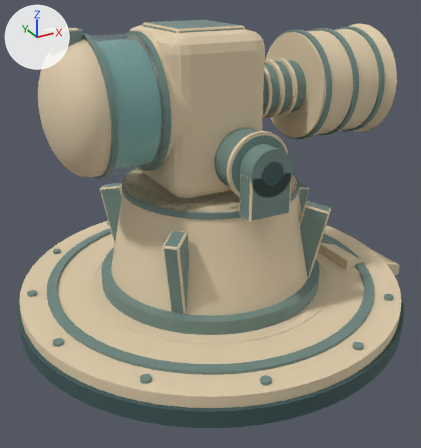
An edit to the glTF model assets/kit/labkit/Relay_Cannon_v4_T2.glb, drawn before and after from the same camera.
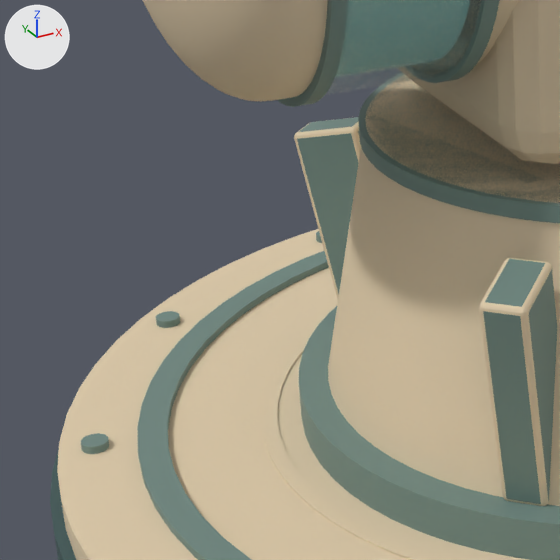
There are two pictures of each version: one whole from a camera (50 mm lens) standing at (-5.76, -10.46, 7.09) and looking at (-0.18, -0.32, 2.02), one close up on the part from 0% to 45% of the width and 32% to 74% of the height. Arrows for +X, +Y and +Z are at upper left; the lights stay in place. The last two pictures show the newer version. Where no turn or scale is listed for an object, it has been applied to the vertices. Vertices at exactly the same position are counted once.

The scene before the commit, as lines of its bpy script (objects in view):
```python
me_head = bpy.data.meshes.new('Head')
me_head.from_pydata(...)  # 4577 vertices, 9072 faces; spans x -3.41..3.93, y -1.9..1.9, z -0.72..2.4
# faces by material slot: [5104, 2340, 228, 896, 252, 252]
me_head.materials.append(mat_os_shell)  # beige #e2cfae
me_head.materials.append(mat_os_detail)  # greyish green #718a83
me_head.materials.append(mat_os_dark)  # dark cyan #3d5758
me_head.materials.append(mat_os_light)  # beige #e2cfae
me_head.materials.append(mat_os_glass)  # light grey #aecac7
me_head.materials.append(mat_os_ooze_neutral)  # cyan #5e8a86
me_relay_cannon_v4 = bpy.data.meshes.new('Relay_Cannon_v4')
me_relay_cannon_v4.from_pydata(...)  # 2408 vertices, 4700 faces; spans x -4.32..4.68, y -4.32..4.32, z 0.0..4.17
# faces by material slot: [1748, 1928, 512, 512]
me_relay_cannon_v4.materials.append(mat_os_shell)  # beige #e2cfae
me_relay_cannon_v4.materials.append(mat_os_detail)  # greyish green #718a83
me_relay_cannon_v4.materials.append(mat_os_dark)  # dark cyan #3d5758
me_relay_cannon_v4.materials.append(mat_os_light)  # beige #e2cfae
ob_head = bpy.data.objects.new('Head', me_head)
ob_head.location = (0.0, 0.0, 3.72)
ob_relay_cannon_v4 = bpy.data.objects.new('Relay_Cannon_v4', me_relay_cannon_v4)
ob_relay_cannon_v4.location = (0.0, 0.0, 0.0)
```
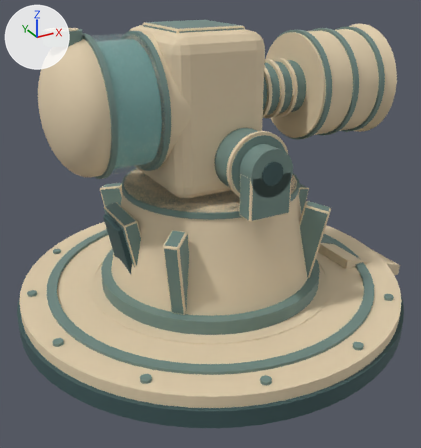
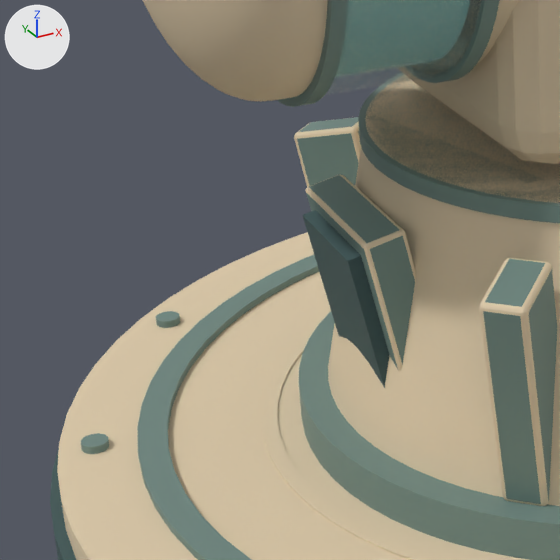
Changed parts and their boxes (x1, y1, x2, y2) in the close-ups (560 x 560 px):
part 1 of me_relay_cannon_v4, added
    after: (303, 210, 389, 388)
part 2 of me_relay_cannon_v4, added
    after: (306, 174, 416, 372)

Patch to the scene script:
```diff
--- a/assets/kit/labkit/Relay_Cannon_v4_T2.glb.py
+++ b/assets/kit/labkit/Relay_Cannon_v4_T2.glb.py
@@ me_relay_cannon_v4 @@
 # used by ob_relay_cannon_v4; location = (0.0, 0.0, 0.0)
-me_relay_cannon_v4.from_pydata(...)  # 2408 vertices, 4700 faces; spans x -4.32..4.68, y -4.32..4.32, z 0.0..4.17
+me_relay_cannon_v4.from_pydata(...)  # 2512 vertices, 4900 faces; spans x -4.32..4.68, y -4.32..4.32, z 0.0..4.17
+# me_relay_cannon_v4 part 1: the loose piece of 8 vertices spanning x 1.79..2.31, y -0.45..0.45, z 1.18..2.42 is copied, and the copy is turned -22.6 degrees about the y axis through its middle, then moved by (-4.1, 0.0, 0.0); it spans x -2.31..-1.79, y -0.45..0.45, z 1.18..2.42
+# me_relay_cannon_v4 part 2: a new loose piece of 96 vertices spanning x -2.24..-1.66, y -0.6..0.6, z 1.04..2.56
+# other edits to the shape of me_relay_cannon_v4 do not show in these pictures
 me_relay_cannon_v4.materials.append(mat_os_shell)
```
